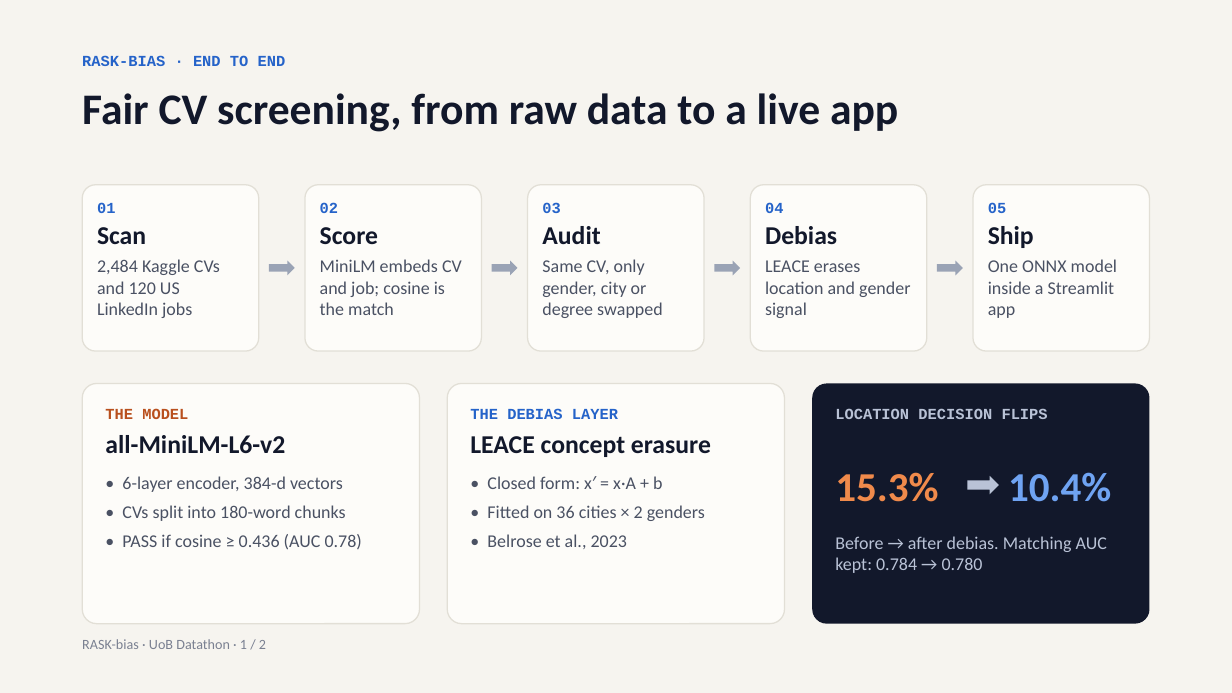
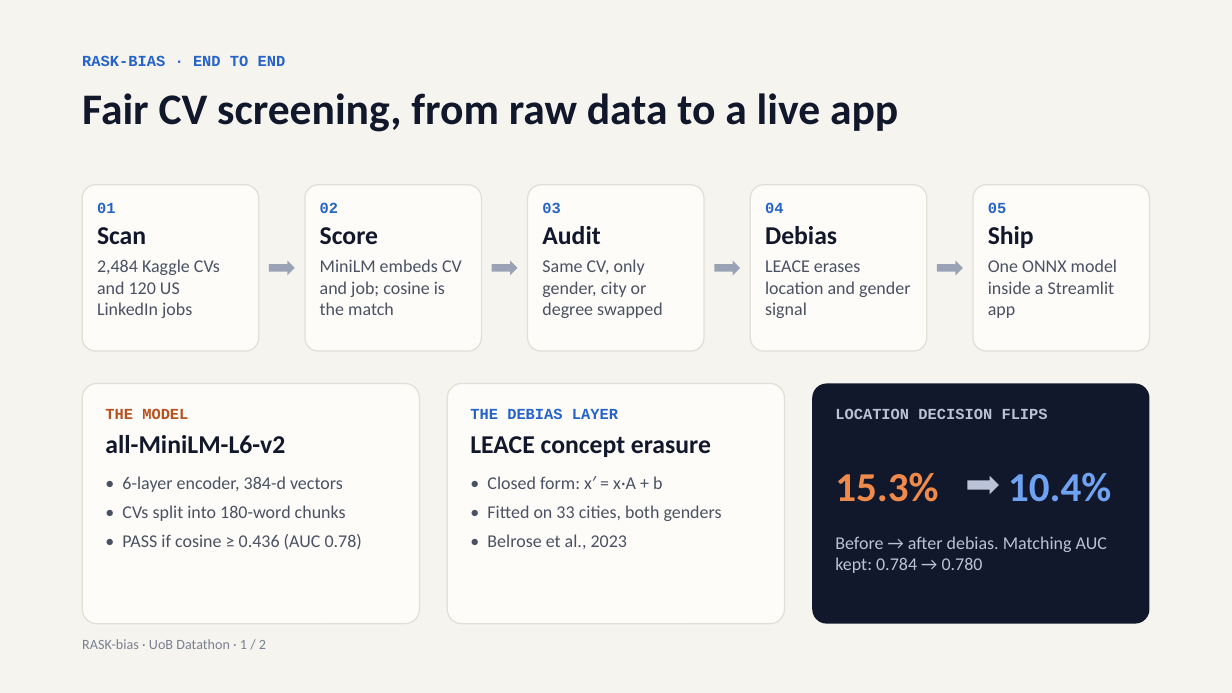
Before and after one commit to altcar/RASK-bias, a slide deck: slide 1 of docs/RASK_Bias_Screener.pptx. Drawn at 1232x693 pixels with LibreOffice and Linux fonts; fonts in the diff are those of the drawing. Boxes give left, top, right and bottom in pixels: in the first picture for what was removed or moved away, otherwise in the second. Text is boxed around its words. In the diff, an @@ line names an element or a change of style, - is before the commit and + after.

```diff
--- a/docs/RASK_Bias_Screener.pptx
+++ b/docs/RASK_Bias_Screener.pptx
@@ text at bbox=[487, 505, 722, 521]: text changed @@
-• Fitted on 36 cities × 2 genders
+• Fitted on 33 cities, both genders
```
Also in this commit, not shown: 6 other files.
